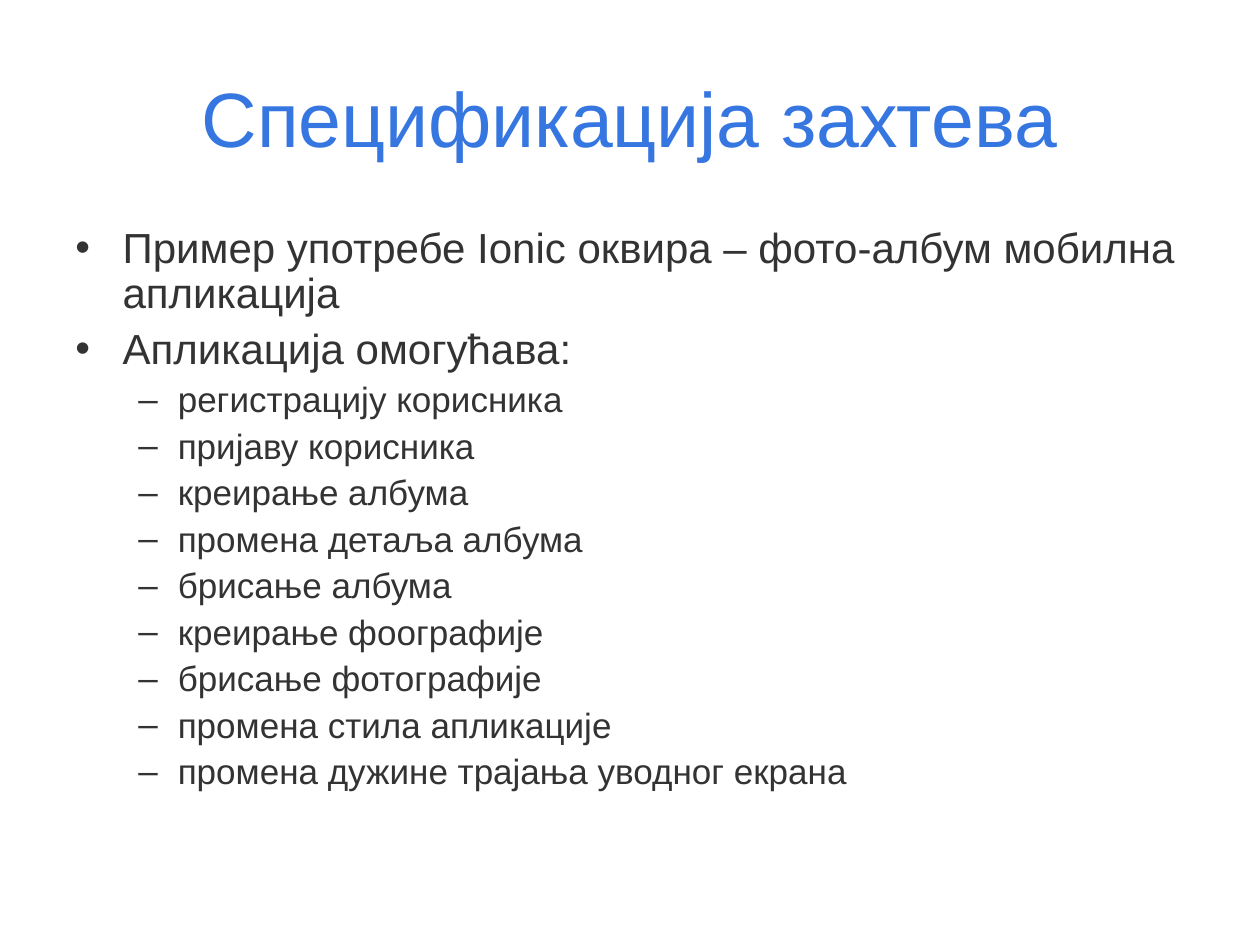
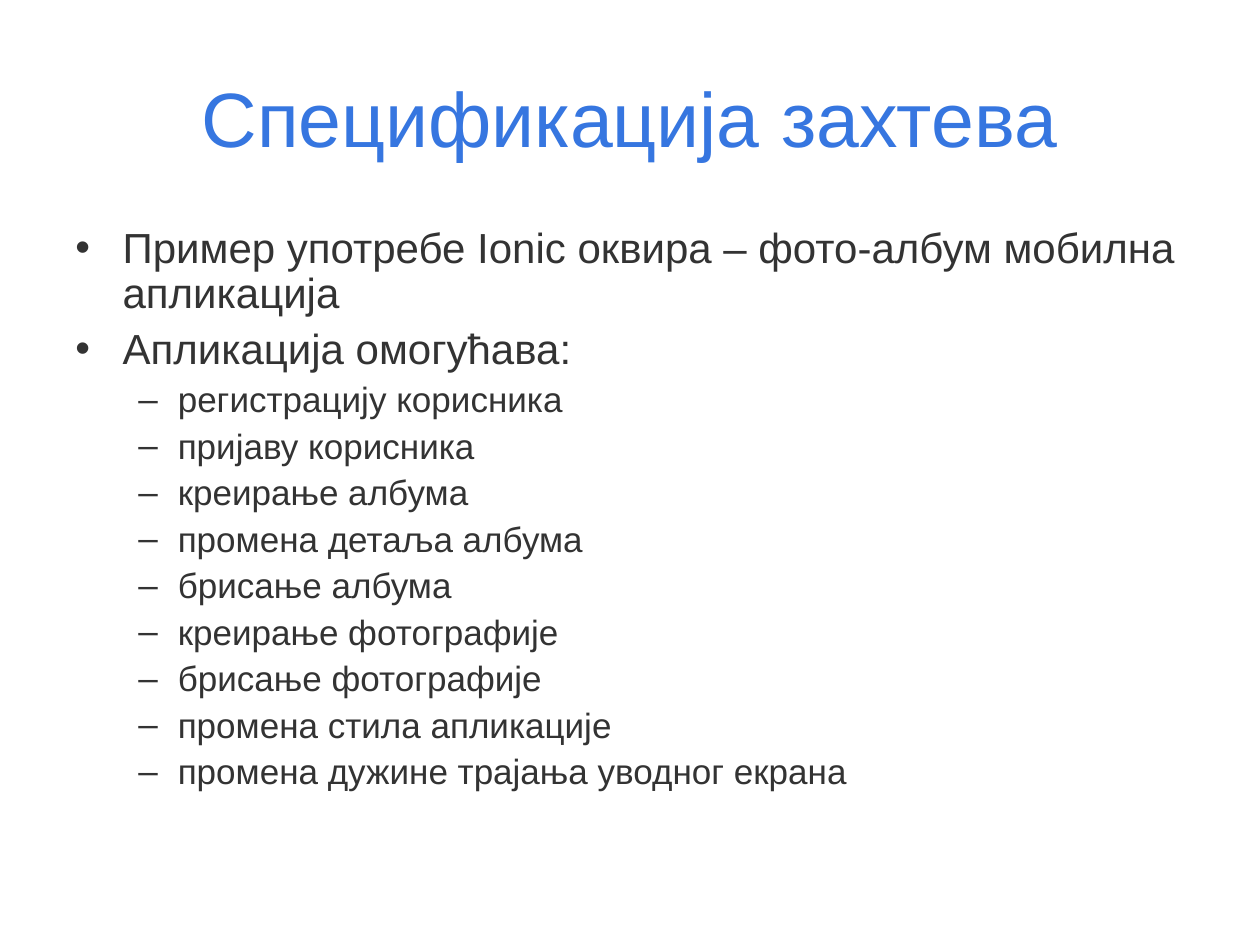
Before and after one commit to daleksic/master, a slide deck: slide 15 of prezentacija/Master rad-Dusko Aleksic.ppt. Drawn at 1260x945 pixels with LibreOffice and Linux fonts; fonts in the diff are those of the drawing. Boxes give left, top, right and bottom in pixels: in the first picture for what was removed or moved away, otherwise in the second. Text is boxed around its words. In the diff, an @@ line names an element or a change of style, - is before the commit and + after.

```diff
--- a/prezentacija/Master rad-Dusko Aleksic.ppt
+++ b/prezentacija/Master rad-Dusko Aleksic.ppt
@@ text at bbox=[178, 619, 558, 651]: text changed @@
-  – креирање фоографије
+  – креирање фотографије
```
Also in this commit, not shown: 2 other slides changed, 16 slides added, 1 slide removed.
